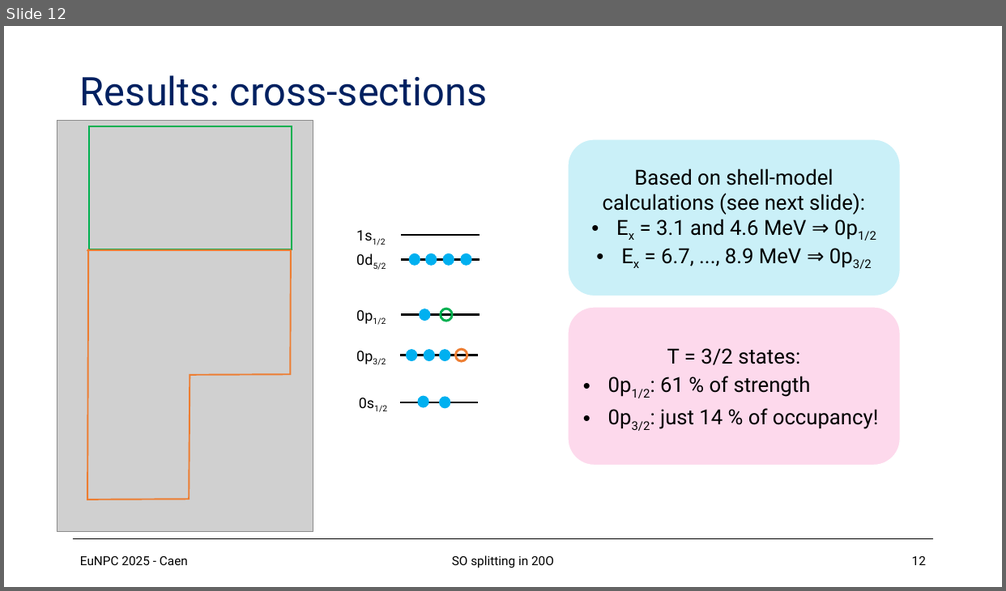
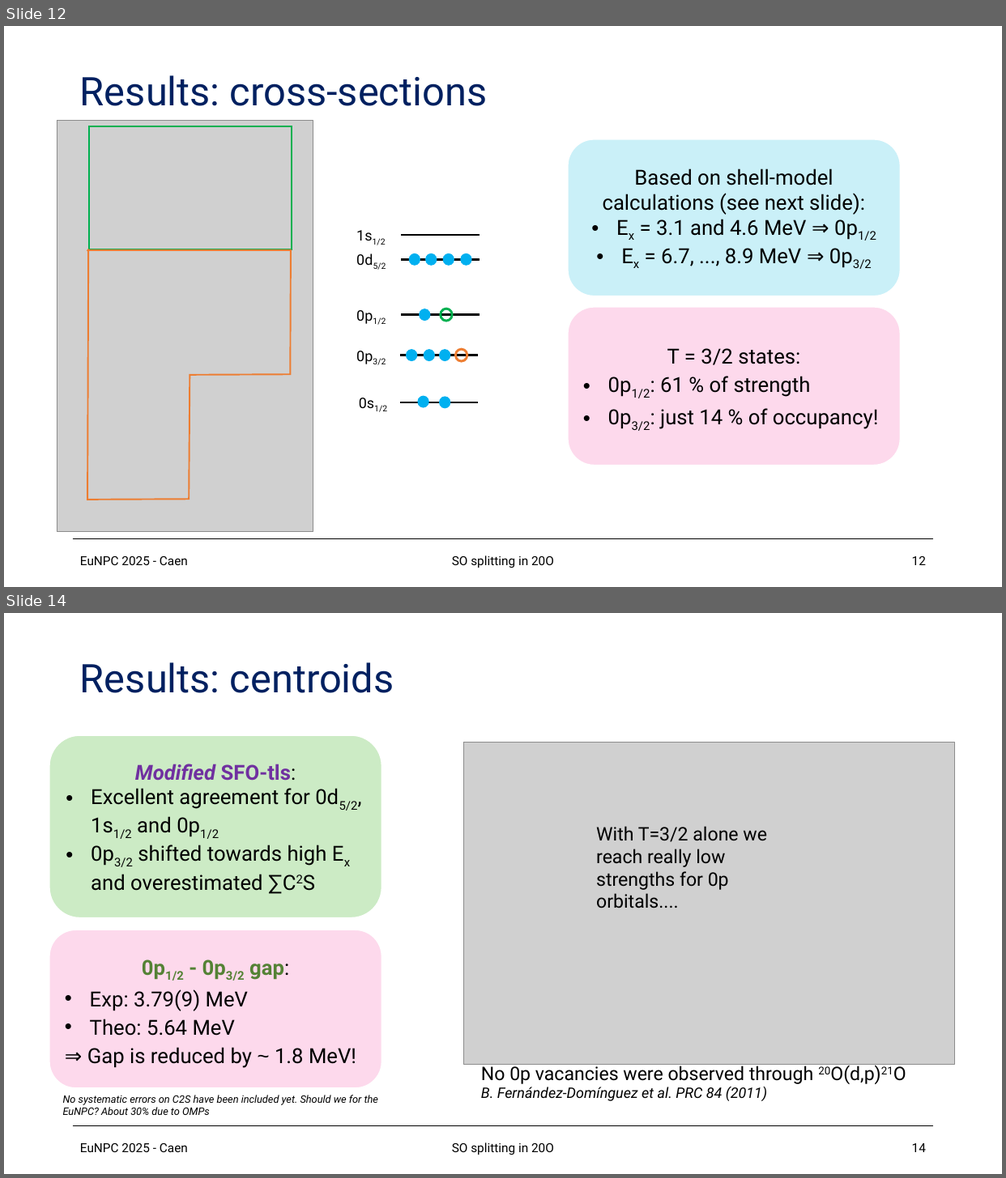
Before and after one commit to loopset/Docs, a slide deck: EuNPC/eunpc.pptx. Shown one above the other, each under a label of ours: slide 12 before the commit, slides 12 and 14 after it; the slides between them are not shown. The pictures are 1006x591 and 1006x1178 pixels, drawn with LibreOffice and Linux fonts; fonts in the diff are those of the drawing; grey boxes stand for pictures. Boxes give left, top, right and bottom in pixels: in the first picture for what was removed or moved away, otherwise in the second. Text is boxed around its words. In the diff, an @@ line names an element or a change of style, - is before the commit and + after.

```diff
--- a/EuNPC/eunpc.pptx
+++ b/EuNPC/eunpc.pptx
@@ slide 14 added at (4,613,1002,1174), background #FFFFFF; not listed: 1 template element that a slide beside it also shows @@
@@ title added at (80,662,394,693), 38 pt, text #002060 @@
+Results: centroids
@@ rounded rectangle added at (49,736,382,918), fill #CCEBC5, outline #FFFFFF 1 pt, 20 pt, text #000000 @@
+Modified SFO-tls:
+• Excellent agreement for 0d5/2, 1s1/2 and 0p1/2
+• 0p3/2 shifted towards high Ex and overestimated ∑C2S
@@ picture added at (463,743,955,1065) @@
@@ text added at (596,826,767,909), 18 pt, text #000000 @@
+With T=3/2 alone we reach really low strengths for 0p orbitals....
@@ rounded rectangle added at (49,931,382,1089), fill #FDD9EC, outline #FFFFFF 1 pt, 20 pt, text #000000 @@
+0p1/2 - 0p3/2 gap:
+• Exp: 3.79(9) MeV
+• Theo: 5.64 MeV
+⇒ Gap is reduced by ~ 1.8 MeV!
@@ text added at (481,1063,880,1101), 18 pt, text #000000 @@
+No 0p vacancies were observed through 20O(d,p)21O
+B. Fernández-Domínguez et al. PRC 84 (2011)
@@ text added at (63,1095,378,1115), 10 pt, text #000000, italic @@
+No systematic errors on C2S have been included yet. Should we for the EuNPC? About 30% due to OMPs
@@ text added at (80,1144,188,1152), 12 pt, text #000000 @@
+EuNPC 2025 - Caen
@@ text added at (452,1143,554,1156), 12 pt, text #000000 @@
+SO splitting in 20O
@@ page number added at (912,1144,926,1152), 12 pt, text #000000 @@
+14
```
Also in this commit, not shown: 1 slide changed, 4 other slides added, 11 other files.
